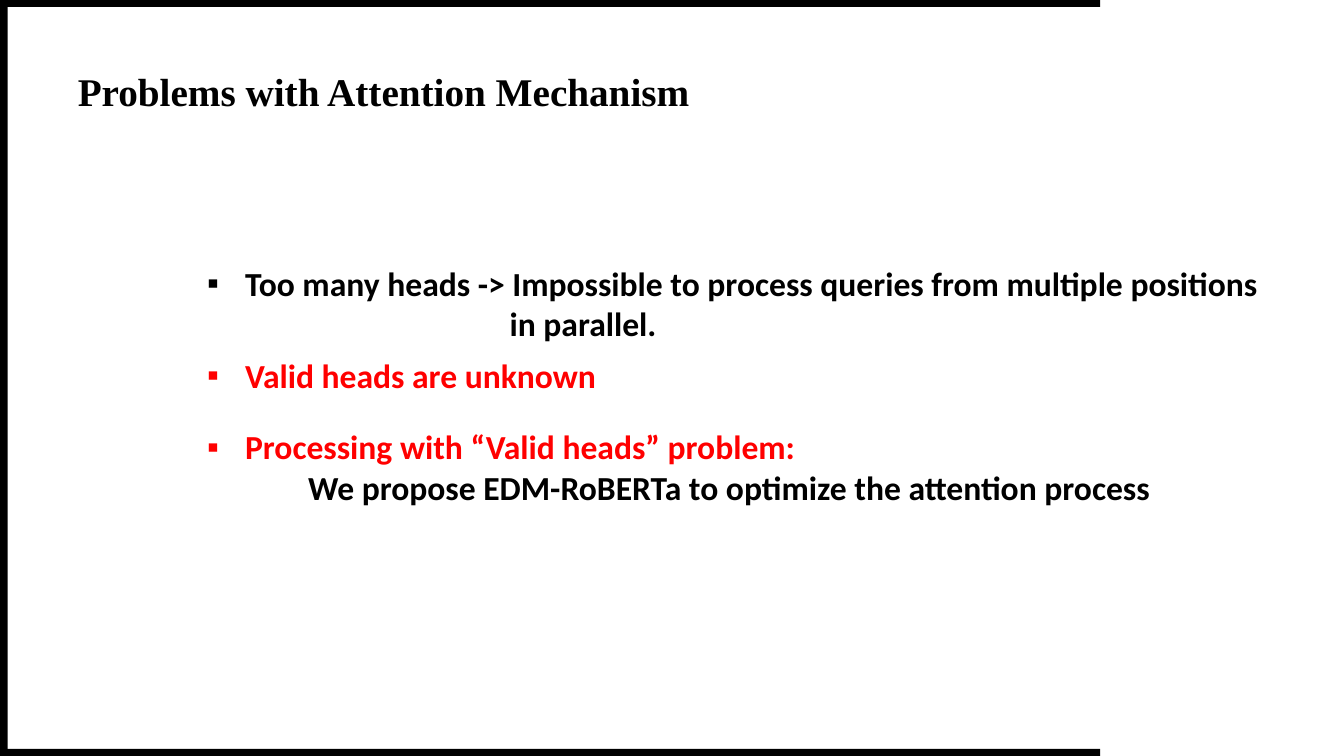
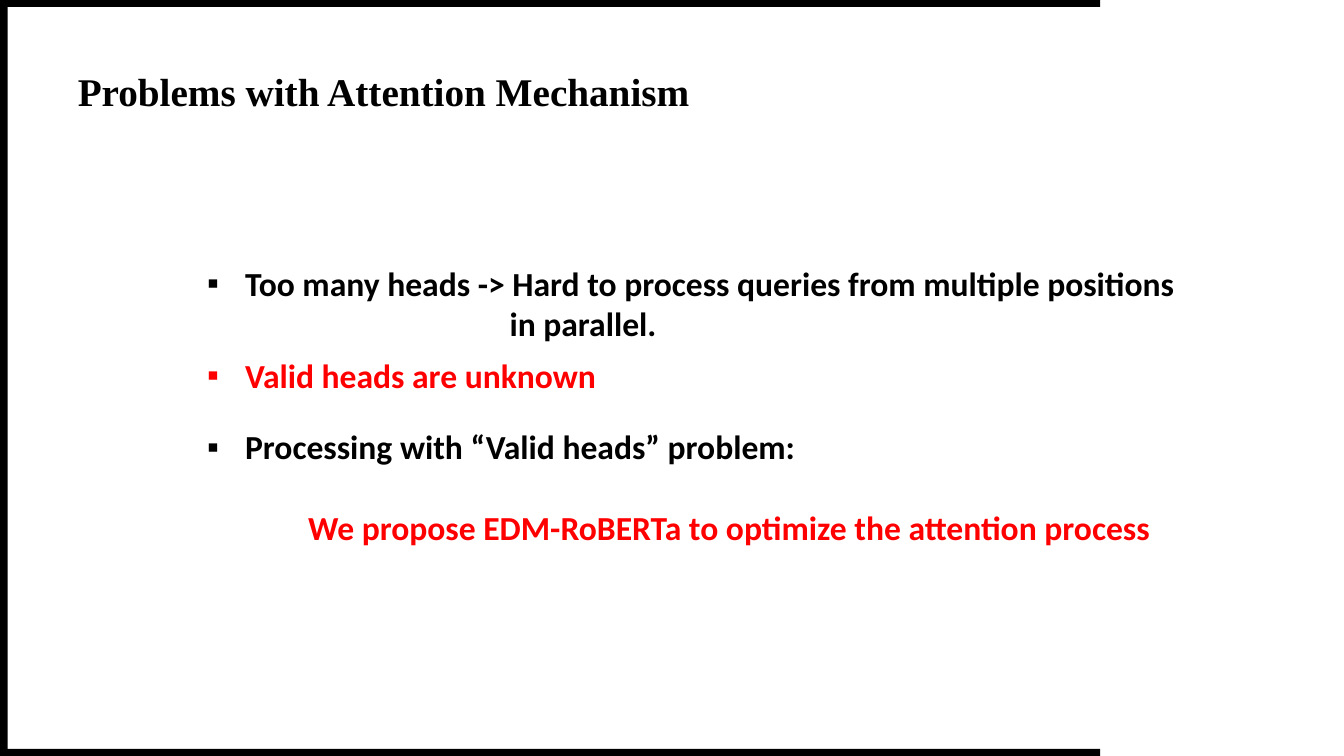
Before and after one commit to theQuert/inlpfun, a slide deck: slide 11 of Lab/投影片.pptx (slide 9 before the commit). Drawn at 1344x756 pixels with LibreOffice and Linux fonts; fonts in the diff are those of the drawing. Boxes give left, top, right and bottom in pixels: in the first picture for what was removed or moved away, otherwise in the second. Text is boxed around its words. In the diff, an @@ line names an element or a change of style, - is before the commit and + after.

Commit message:
Update "Current Progress"

```diff
--- a/Lab/投影片.pptx
+++ b/Lab/投影片.pptx
@@ text at <box>245,272,1174,302</box>: text changed @@
-▪ Too many heads -> Impossible to process queries from multiple positions
+▪ Too many heads -> Hard to process queries from multiple positions
@@ text "Processing with “Valid heads” problem: ..." at <box>245,434,1149,546</box>: text colour #FF0000 to #000000 in "Processing with “Valid heads” problem:"; text colour #000000 to #FF0000 in "We propose EDM-RoBERTa to optimize the attention ..." @@
```
Also in this commit, not shown: 2 other slides changed, 2 slides added.
